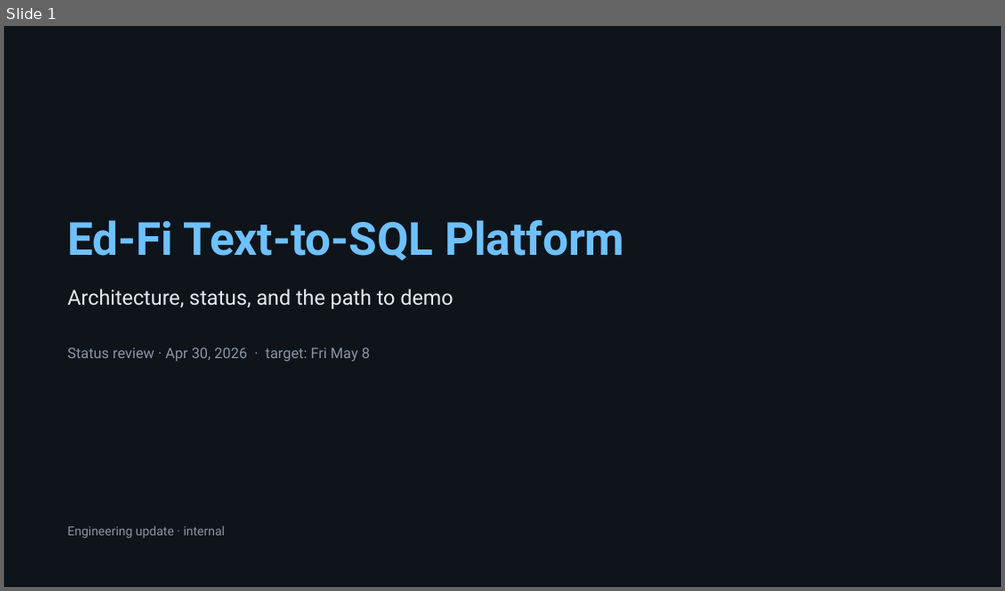
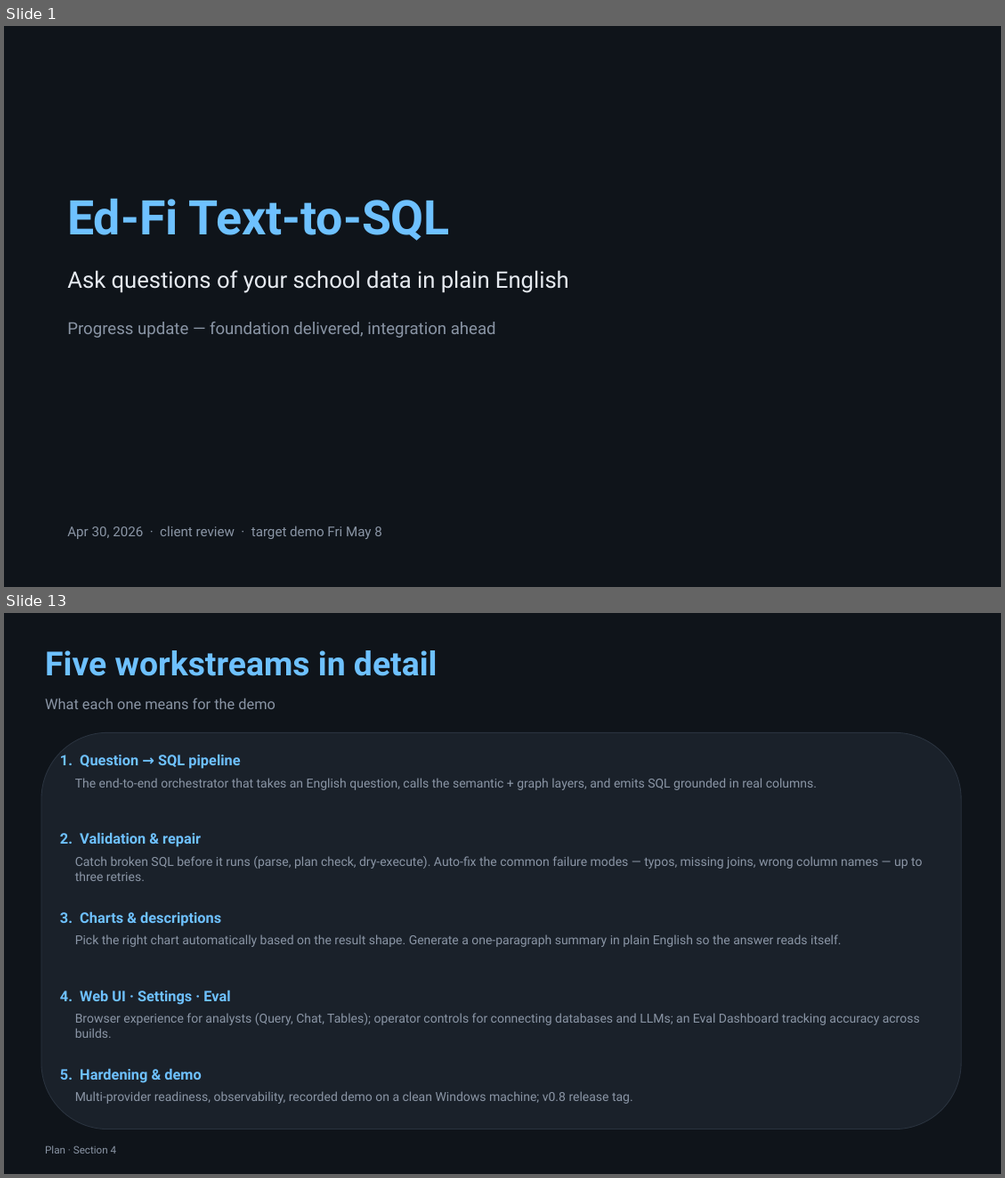
Before and after one commit to bharatmohanthakur/heavy_text2sql, a slide deck: docs/architecture_deck.pptx. Shown one above the other, each under a label of ours: slide 1 before the commit, slides 1 and 13 after it; the slides between them are not shown. The pictures are 1005x591 and 1005x1178 pixels, drawn with LibreOffice and Linux fonts; fonts in the diff are those of the drawing. Boxes give left, top, right and bottom in pixels: in the first picture for what was removed or moved away, otherwise in the second. Text is boxed around its words. In the diff, an @@ line names an element or a change of style, - is before the commit and + after.

```diff
--- a/docs/architecture_deck.pptx
+++ b/docs/architecture_deck.pptx
@@ slide 13 added at [4, 613, 1001, 1174], background #0F141A @@
@@ text added at [45, 650, 437, 676], 32 pt, text #6EC1FF, bold @@
+Five workstreams in detail
@@ text added at [45, 698, 275, 709], 14 pt, text #8A95A5 @@
+What each one means for the demo
@@ rounded rectangle added at [41, 732, 961, 1129], fill #1A212A, outline #2A333F 0.75 pt @@
@@ text added at [60, 754, 240, 769], 14 pt, text #6EC1FF, bold @@
+1. Question → SQL pipeline
@@ text added at [75, 778, 817, 790], 12 pt, text #8A95A5 @@
+The end-to-end orchestrator that takes an English question, calls the semantic + graph layers, and emits SQL grounded in real columns.
@@ text added at [60, 832, 201, 847], 14 pt, text #6EC1FF, bold @@
+2. Validation & repair
@@ text added at [75, 856, 922, 881], 12 pt, text #8A95A5 @@
+Catch broken SQL before it runs (parse, plan check, dry-execute). Auto-fix the common failure modes — typos, missing joins, wrong column names — up to three retries.
@@ text added at [60, 911, 221, 926], 14 pt, text #6EC1FF, bold @@
+3. Charts & descriptions
@@ text added at [75, 934, 841, 947], 12 pt, text #8A95A5 @@
+Pick the right chart automatically based on the result shape. Generate a one-paragraph summary in plain English so the answer reads itself.
@@ text added at [60, 989, 230, 1005], 14 pt, text #6EC1FF, bold @@
+4. Web UI · Settings · Eval
@@ text added at [75, 1013, 920, 1038], 12 pt, text #8A95A5 @@
+Browser experience for analysts (Query, Chat, Tables); operator controls for connecting databases and LLMs; an Eval Dashboard tracking accuracy across builds.
@@ text added at [60, 1068, 201, 1083], 14 pt, text #6EC1FF, bold @@
+5. Hardening & demo
@@ text added at [75, 1091, 633, 1103], 12 pt, text #8A95A5 @@
+Multi-provider readiness, observability, recorded demo on a clean Windows machine; v0.8 release tag.
@@ text added at [45, 1145, 117, 1153], 10 pt, text #8A95A5 @@
+Plan · Section 4
@@ slide 1 changed as well @@
@@ text at [67, 198, 450, 240]: text changed; size 44 to 46 pt @@
-Ed-Fi Text-to-SQL Platform
+Ed-Fi Text-to-SQL
@@ text at [67, 270, 569, 293]: text changed; size 20 to 22 pt @@
-Architecture, status, and the path to demo
+Ask questions of your school data in plain English
@@ text at [67, 321, 496, 338]: text changed; size 14 to 16 pt @@
-Status review · Apr 30, 2026 · target: Fri May 8
+Progress update — foundation delivered, integration ahead
@@ text at [67, 525, 382, 539]: text changed; size 12 to 13 pt @@
-Engineering update · internal
+Apr 30, 2026 · client review · target demo Fri May 8
```
Also in this commit, not shown: 1 other slide changed, 13 other slides added, 14 slides removed, 1 other file.
